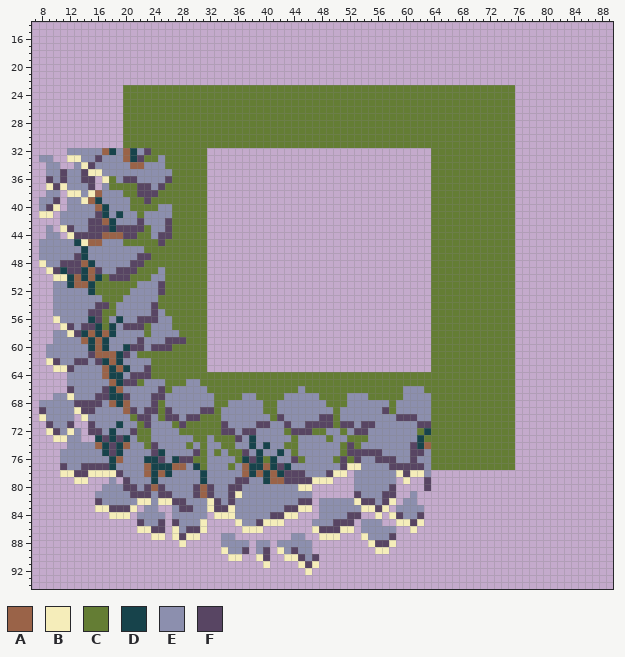
A pixel-art file gets an edit: art/riverbed.aseprite. Above is the file before it was changed.
96x96 pixels, 1 frame. Shown: x 7..89, y 14..94.
Palette (. is transparent): A #9a6348  B #f5edba  C #647d34  D #17434b  E #8c8fae  F #584563
Pixels before (only the part around the change), first column x 27:
14 ...............................................................
15 ...............................................................
16 ...............................................................
17 ...............................................................
18 ...............................................................
19 ...............................................................
20 ...............................................................
21 ...............................................................
22 ...............................................................
23 CCCCCCCCCCCCCCCCCCCCCCCCCCCCCCCCCCCCCCCCCCCCCCCCC..............
24 CCCCCCCCCCCCCCCCCCCCCCCCCCCCCCCCCCCCCCCCCCCCCCCCC..............
25 CCCCCCCCCCCCCCCCCCCCCCCCCCCCCCCCCCCCCCCCCCCCCCCCC..............
26 CCCCCCCCCCCCCCCCCCCCCCCCCCCCCCCCCCCCCCCCCCCCCCCCC..............
27 CCCCCCCCCCCCCCCCCCCCCCCCCCCCCCCCCCCCCCCCCCCCCCCCC..............
28 CCCCCCCCCCCCCCCCCCCCCCCCCCCCCCCCCCCCCCCCCCCCCCCCC..............
29 CCCCCCCCCCCCCCCCCCCCCCCCCCCCCCCCCCCCCCCCCCCCCCCCC..............
30 CCCCCCCCCCCCCCCCCCCCCCCCCCCCCCCCCCCCCCCCCCCCCCCCC..............
31 CCCCCCCCCCCCCCCCCCCCCCCCCCCCCCCCCCCCCCCCCCCCCCCCC..............
32 CCCCC................................CCCCCCCCCCCC..............
33 CCCCC................................CCCCCCCCCCCC..............
34 CCCCC................................CCCCCCCCCCCC..............
35 CCCCC................................CCCCCCCCCCCC..............
36 CCCCC................................CCCCCCCCCCCC..............
37 CCCCC................................CCCCCCCCCCCC..............
38 CCCCC................................CCCCCCCCCCCC..............
39 CCCCC................................CCCCCCCCCCCC..............
40 CCCCC................................CCCCCCCCCCCC..............
41 CCCCC................................CCCCCCCCCCCC..............
42 CCCCC................................CCCCCCCCCCCC..............
43 CCCCC................................CCCCCCCCCCCC..............
44 CCCCC................................CCCCCCCCCCCC..............
45 CCCCC................................CCCCCCCCCCCC..............
46 CCCCC................................CCCCCCCCCCCC..............
47 CCCCC................................CCCCCCCCCCCC..............
48 CCCCC................................CCCCCCCCCCCC..............
49 CCCCC................................CCCCCCCCCCCC..............
50 CCCCC................................CCCCCCCCCCCC..............
51 CCCCC................................CCCCCCCCCCCC..............
52 CCCCC................................CCCCCCCCCCCC..............
53 CCCCC................................CCCCCCCCCCCC..............
54 CCCCC................................CCCCCCCCCCCC..............
55 CCCCC................................CCCCCCCCCCCC..............
56 CCCCC................................CCCCCCCCCCCC..............
57 CCCCC................................CCCCCCCCCCCC..............
58 ECCCC................................CCCCCCCCCCCC..............
59 FFCCC................................CCCCCCCCCCCC..............
60 CCCCC................................CCCCCCCCCCCC..............
61 CCCCC................................CCCCCCCCCCCC..............
62 CCCCC................................CCCCCCCCCCCC..............
63 CCCCC................................CCCCCCCCCCCC..............
64 CCCCCCCCCCCCCCCCCCCCCCCCCCCCCCCCCCCCCCCCCCCCCCCCC..............
65 CCEECCCCCCCCCCCCCCCCCCCCCCCCCCCCCCCCCCCCCCCCCCCCC..............
66 EEEEECCCCCCCCCCCCCECCCCCCCCCCCCCCEEECCCCCCCCCCCCC..............
67 EEEEEECCCCEECCCCEEEEECCCCEEECCCCCEEEECCCCCCCCCCCC..............
68 EEEEEECCEEEEECCEEEEEEECCCEEEEEECEEEEECCCCCCCCCCCC..............
69 EEEEFFCEEEEEECCEEEEEEEECEEEEEEFCEEEEECCCCCCCCCCCC..............
Once edited:
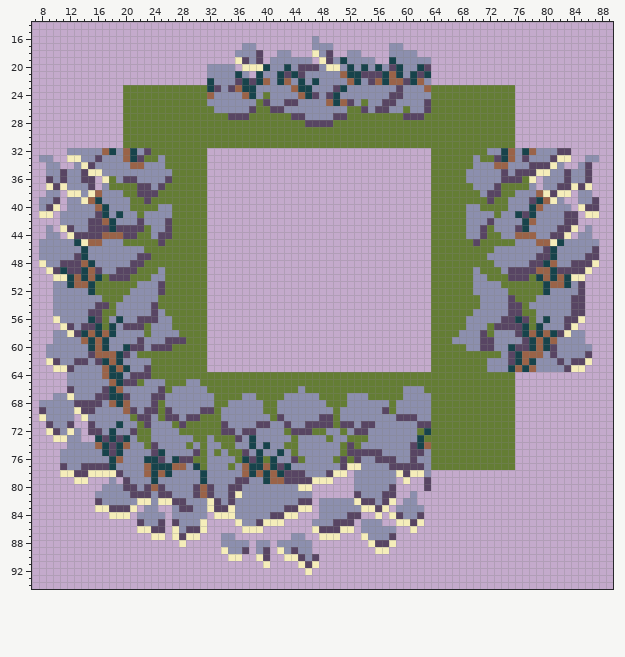
The edit:
Changed rows in their new state; - is an unchanged pixel.
first column x 32:
16 ---------------E----------------
17 -----EE--------EEE--------EE----
18 ----EEEF--EE---BEF--EE----EEEE--
19 ----BFEF-EEEEEE-BFEDEEEE--DEEEEE
20 EEEE-BBBDEEDEFFFEBBEDEDEDEFDEEDF
21 EEEEDE-DEEDFDFEEEEEADDFFFDADEDFD
22 DEEEFDFDAEDAEDEDEEEEADEFADAAFDAE
23 DFEFADDEEEEEADDEEEFDEEEEEEEFEEEA
24 AEEEEADE-EEEEADFEFDEEEEEEEFFEEEE
25 EEEEEEE-FEEFFEEEEADAFE-EEFFEEEEF
26 -EEEEEF--FFEEEEEEEEE--FEFFEE-EEF
27 ---FFF------FFEEEEFF--------FFF-
28 --------------FFFF--------------
first column x 67:
32 -----EEDAEDAEEEFF----
33 ---E--FDAEFEEEFBB--EE
34 ---EEEAAEEEFFFBE--EF-
35 --EEEEEFEFFFBBEEFEEF-
36 --EEEEEFFFCB-EEEFEEF-
37 ---EEEF--CCE-EEFFBFB-
38 ----EFF--EEEABFBB-EE-
39 -----F--EEEFDABE--EEF
40 --EE----EEEDAEEEE-BFF
41 --EEEE-EEDFDEEEEFF-BB
42 --EEEFEEEEDAEEEEFF---
43 --EEF-EEEFDEEEEFFB-E-
44 --EEF--EEAAAEEFFB-EE-
45 ---F-----EEEAABDEEEEE
46 ------EEEEEEEFDEEEEEF
47 -----EEEEEEEFFDEEEEFF
48 ------EEEEEFFDAEEFFFB
49 ---E---EFFFFAADFFFFB-
50 ---EE---FFFCDADADBB--
51 ---EEEE--CCCCDAADEF--
52 ---EEEEE-CCCCDEEEEF--
53 ----EEEEFCCCEEEEEFF--
54 ----EEEEFFCEEEEEEFF--
55 ---EEEEEFFCCEEEEEFF--
56 --EEEEEFFDFCEDEEFFB--
57 --EEE-FFFFDCDEEEFB---
58 -EEEF-EEEFDADADFBEE--
59 EEEEFFEEEEFDADAEEEE--
60 --EEFFEEDFFDADFEEEEE-
61 -------EFDAAAEFEEEEF-
62 -----EEEFDADEEEFEFFB-
63 -----EEEDADAEEEEFBB--
Boxes around the changes in both pictures, in picture pixels (x1, y1, x2, y2):
changed: (207, 36, 431, 127)
changed: (452, 148, 599, 372)
